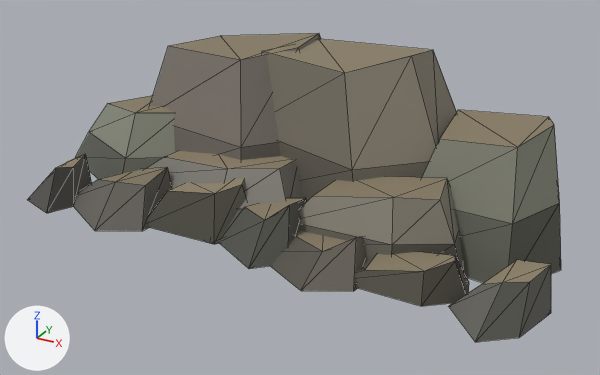
A saved change to the glTF model public/models/chukar-kit/weathered-shelf-lite.glb.
Rendered twice from a 50 mm lens placed at (15.4, -28.2, 14.7), pointed at (0.6, -1.3, 1.2). Lighting does not change. The marker at lower left points along +X, +Y and +Z. The first picture is the older version. Mesh edges are drawn as thin lines. Vertices at exactly the same position are counted once.

The scene before the commit, as lines of its bpy script (objects in view):
```python
me_weathered_shelf_lite = bpy.data.meshes.new('weathered-shelf-lite')
me_weathered_shelf_lite.from_pydata(...)  # 160 vertices, 268 faces; spans x -11.9..11.3, y -6.6..4.4, z 0.0..7.0
me_weathered_shelf_lite.materials.append(mat_basalt___vertex_paint)
ob_weathered_shelf_lite = bpy.data.objects.new('weathered-shelf-lite', me_weathered_shelf_lite)
ob_weathered_shelf_lite.location = (0.0, 0.0, 0.0)
```
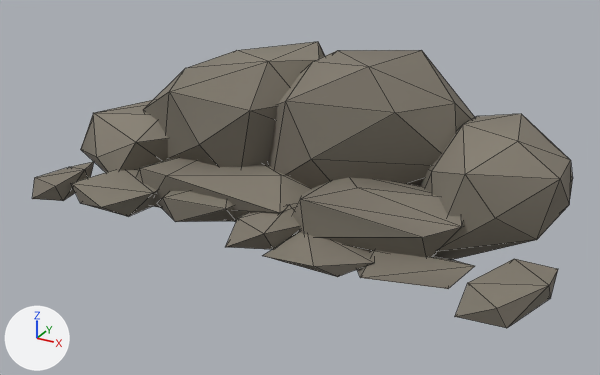
Pixel boxes [x1, y1, x2, y2] of what changed, in the pictures (600 x 375 px):
'weathered-shelf-lite', reshaped (7% shorter): before [28, 33, 561, 342]; after [32, 42, 573, 328]
part 1 of me_weathered_shelf_lite, rebuilt: before [76, 95, 175, 179]; after [81, 100, 168, 172]
part 2 of me_weathered_shelf_lite, rebuilt: before [300, 176, 465, 273]; after [292, 177, 464, 257]
part 3 of me_weathered_shelf_lite, rebuilt: before [422, 110, 561, 283]; after [420, 114, 573, 260]
part 4 of me_weathered_shelf_lite, rebuilt: before [150, 33, 321, 160]; after [143, 42, 325, 167]
part 5 of me_weathered_shelf_lite, rebuilt: before [146, 151, 306, 244]; after [136, 158, 311, 222]
part 6 of me_weathered_shelf_lite, rebuilt: before [262, 39, 457, 201]; after [268, 50, 475, 189]
part 7 of me_weathered_shelf_lite, rebuilt: before [271, 231, 366, 291]; after [263, 232, 374, 277]
part 8 of me_weathered_shelf_lite, rebuilt: before [74, 167, 172, 231]; after [71, 170, 157, 217]
part 9 of me_weathered_shelf_lite, rebuilt: before [355, 252, 469, 306]; after [357, 251, 474, 289]
part 10 of me_weathered_shelf_lite, rebuilt: before [148, 179, 246, 244]; after [158, 191, 235, 222]
part 11 of me_weathered_shelf_lite, rebuilt (16% shorter): before [448, 260, 551, 342]; after [455, 259, 558, 328]
part 12 of me_weathered_shelf_lite, rebuilt: before [220, 198, 307, 269]; after [226, 204, 300, 249]
part 13 of me_weathered_shelf_lite, rebuilt (33% shorter): before [28, 154, 92, 213]; after [32, 162, 94, 201]

The change, as a diff of the scene's bpy script:
```diff
--- a/public/models/chukar-kit/weathered-shelf-lite.glb.py
+++ b/public/models/chukar-kit/weathered-shelf-lite.glb.py
@@ me_weathered_shelf_lite @@
 # used by ob_weathered_shelf_lite; location = (0.0, 0.0, 0.0)
-me_weathered_shelf_lite.from_pydata(...)  # 160 vertices, 268 faces; spans x -11.9..11.3, y -6.6..4.4, z 0.0..7.0
+me_weathered_shelf_lite.from_pydata(...)  # 196 vertices, 340 faces; spans x -11.4..11.3, y -6.3..5.3, z -0.1..6.5
+# me_weathered_shelf_lite part 1: the loose piece of 15 vertices spanning x -11.9..-4.0, y -3.6..3.6, z 0.0..3.7 is rebuilt with 21 vertices and now spans x -11.4..-4.4, y -3.2..3.9, z -0.1..3.2
+# me_weathered_shelf_lite part 2: the loose piece of 15 vertices spanning x 0.7..8.2, y -4.7..-1.1, z 0.0..3.2 is rebuilt with 20 vertices and now spans x 1.1..8.0, y -4.4..-0.3, z 0.0..2.7
+# me_weathered_shelf_lite part 3: the loose piece of 15 vertices spanning x 4.6..11.0, y -3.1..2.4, z 0.0..5.2 is rebuilt with 22 vertices and now spans x 5.0..10.8, y -3.6..3.4, z -0.1..4.5
+# me_weathered_shelf_lite part 4: the loose piece of 15 vertices spanning x -7.9..1.8, y -3.2..3.9, z 0.0..6.5 is rebuilt with 24 vertices and now spans x -8.3..0.9, y -3.1..5.2, z 0.1..6.2
+# me_weathered_shelf_lite part 5: the loose piece of 15 vertices spanning x -7.7..1.7, y -5.1..0.1, z 0.0..2.6 is rebuilt with 16 vertices and now spans x -6.6..2.2, y -4.3..0.6, z 0.0..2.2
+# me_weathered_shelf_lite part 6: the loose piece of 15 vertices spanning x -2.9..7.4, y -3.2..4.4, z 0.0..7.0 is rebuilt with 25 vertices and now spans x -2.5..7.3, y -2.7..5.3, z -0.1..6.5
+# me_weathered_shelf_lite part 7: the loose piece of 10 vertices spanning x 0.5..5.3, y -6.5..-2.4, z 0.0..1.6 is rebuilt with 8 vertices and now spans x 1.4..5.4, y -6.0..-1.9, z 0.2..1.0
+# me_weathered_shelf_lite part 8: the loose piece of 10 vertices spanning x -8.9..-3.9, y -6.4..-2.2, z 0.0..1.9 is rebuilt with 10 vertices and now spans x -8.3..-4.3, y -6.3..-2.1, z 0.1..1.2
+# me_weathered_shelf_lite part 9: the loose piece of 10 vertices spanning x 4.1..8.7, y -5.4..-3.2, z 0.0..1.6 is rebuilt with 7 vertices and now spans x 4.6..8.7, y -5.6..-2.9, z 0.1..1.0
+# me_weathered_shelf_lite part 10: the loose piece of 10 vertices spanning x -4.7..0.0, y -5.1..-2.0, z 0.0..2.3 is rebuilt with 12 vertices and now spans x -4.6..-0.4, y -5.1..-1.3, z 0.0..1.9
+# me_weathered_shelf_lite part 11: the loose piece of 10 vertices spanning x 8.2..11.3, y -6.6..-2.6, z 0.0..1.9 is rebuilt with 10 vertices and now spans x 8.8..11.3, y -6.1..-2.5, z 0.1..1.3
+# me_weathered_shelf_lite part 12: the loose piece of 10 vertices spanning x -1.0..2.3, y -6.1..-2.5, z 0.0..2.1 is rebuilt with 12 vertices and now spans x -0.6..2.3, y -5.7..-2.2, z 0.0..1.6
+# me_weathered_shelf_lite part 13: the loose piece of 10 vertices spanning x -10.4..-8.1, y -6.1..-3.4, z 0.0..1.8 is rebuilt with 9 vertices and now spans x -10.2..-8.2, y -6.0..-2.8, z 0.2..1.3
 me_weathered_shelf_lite.materials.append(mat_basalt___vertex_paint)
```
